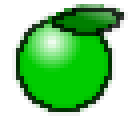
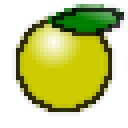
Two versions of the same layered image (128x128). Layer-by-layer changes:
added layer "Layer copy #1" above "Layer copy" over box(16, 16, 112, 112)
hid "Layer" over box(16, 16, 112, 112)
